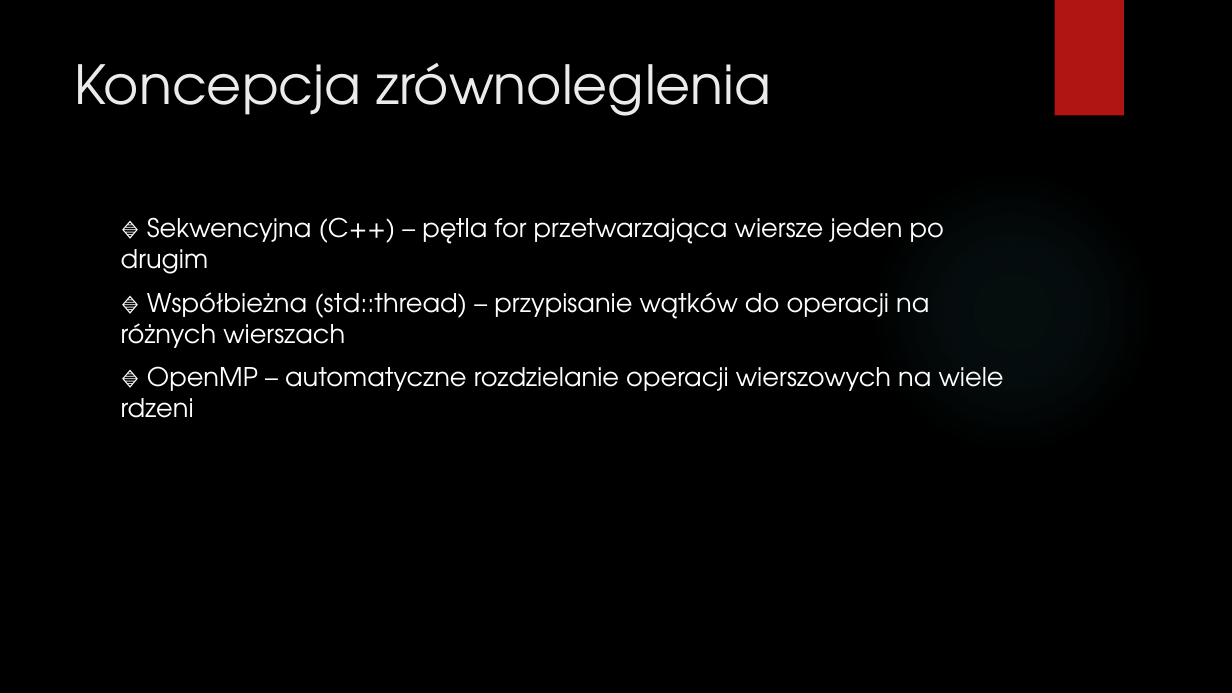
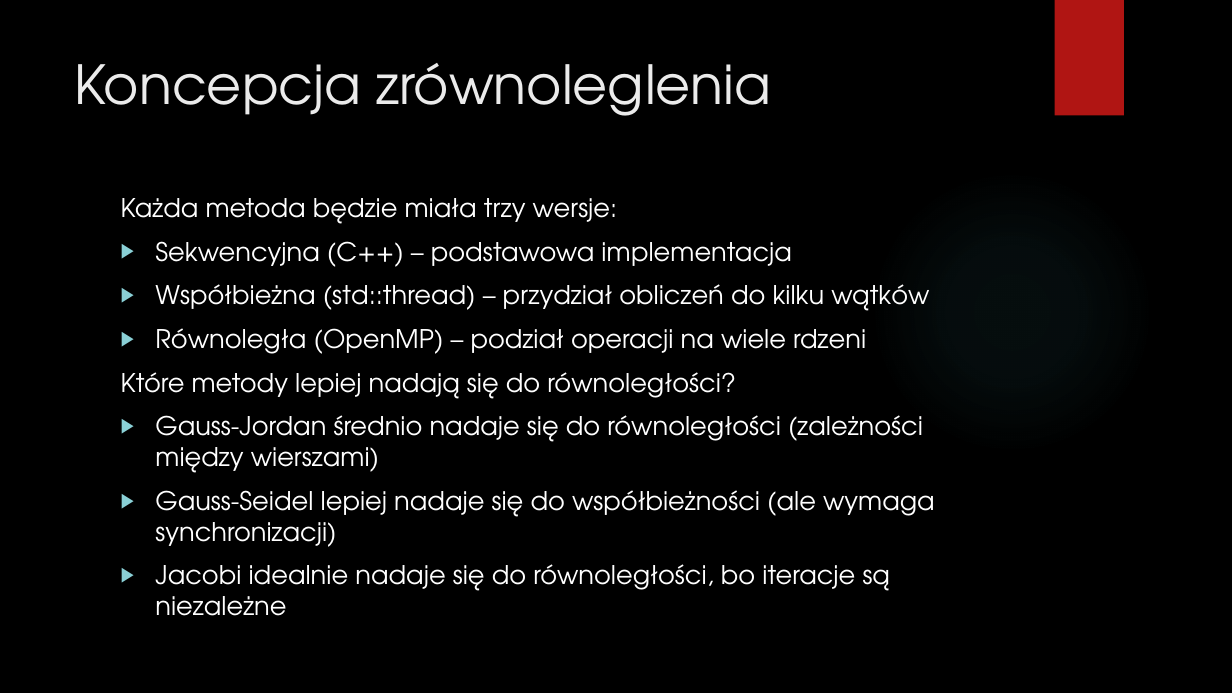
Before and after one commit to DawidGarncarek/Studia-Stopien-II, a slide deck: slide 5 of Semestr 2/Programowanie współbieżne i rozproszone/Projekt_wykład/Prezentacja_cz1.pptx. Drawn at 1232x693 pixels with LibreOffice and Linux fonts; fonts in the diff are those of the drawing; background and template pictures are left out. Boxes give left, top, right and bottom in pixels: in the first picture for what was removed or moved away, otherwise in the second. Text is boxed around its words. In the diff, an @@ line names an element or a change of style, - is before the commit and + after.

```diff
--- a/Semestr 2/Programowanie współbieżne i rozproszone/Projekt_wykład/Prezentacja_cz1.pptx
+++ b/Semestr 2/Programowanie współbieżne i rozproszone/Projekt_wykład/Prezentacja_cz1.pptx
@@ text at [121, 198, 935, 616]: text changed @@
-🔹 Sekwencyjna (C++) – pętla for przetwarzająca wiersze jeden po drugim
-🔹 Współbieżna (std::thread) – przypisanie wątków do operacji na różnych wierszach
-🔹 OpenMP – automatyczne rozdzielanie operacji wierszowych na wiele rdzeni
+Każda metoda będzie miała trzy wersje:
+▶ Sekwencyjna (C++) – podstawowa implementacja
+▶ Współbieżna (std::thread) – przydział obliczeń do kilku wątków
+▶ Równoległa (OpenMP) – podział operacji na wiele rdzeni
+Które metody lepiej nadają się do równoległości?
+▶ Gauss-Jordan średnio nadaje się do równoległości (zależności między wierszami)
+▶ Gauss-Seidel lepiej nadaje się do współbieżności (ale wymaga synchronizacji)
+▶ Jacobi idealnie nadaje się do równoległości, bo iteracje są niezależne
```
Also in this commit, not shown: 5 other slides changed, 1 slide added, 1 slide removed, 3 other files.
